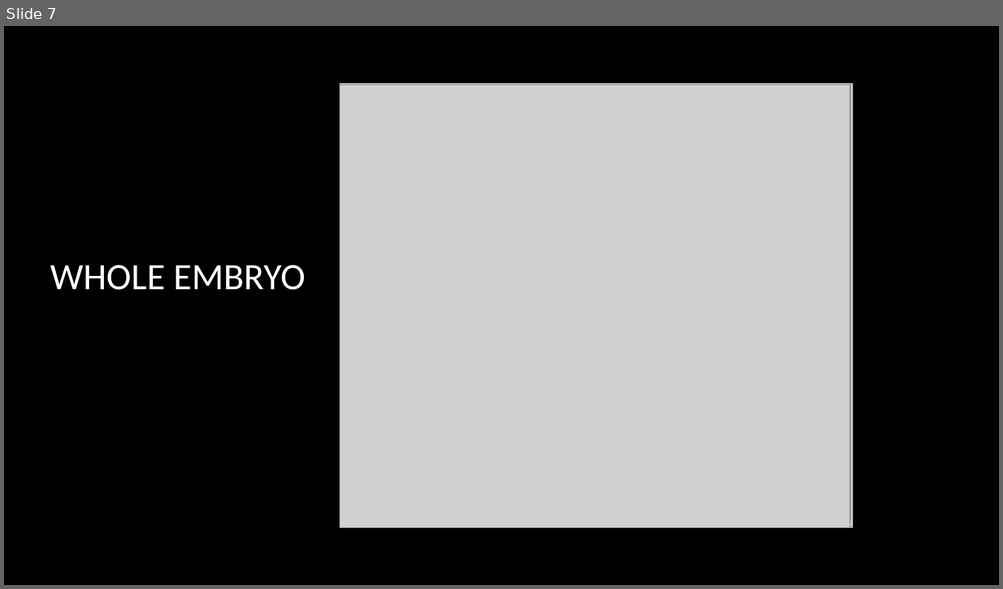
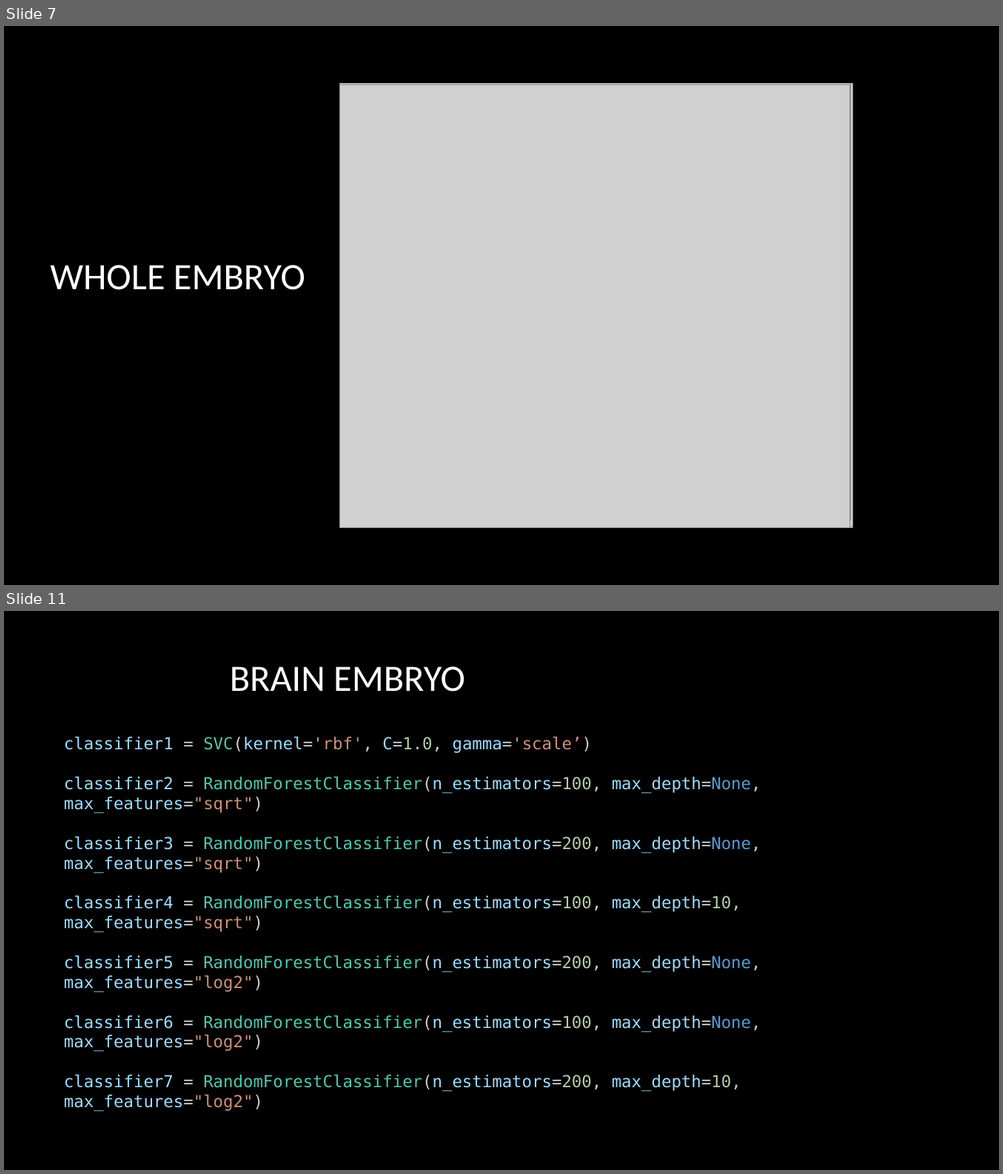
Before and after one commit to RixRasa/Genomics, a slide deck: Presentation1.pptx. Shown one above the other, each under a label of ours: slide 7 before the commit, slides 7 and 11 after it; the slides between them are not shown. The pictures are 1003x589 and 1003x1174 pixels, drawn with LibreOffice and Linux fonts; fonts in the diff are those of the drawing; grey boxes stand for pictures; background and template pictures are left out. Boxes give left, top, right and bottom in pixels: in the first picture for what was removed or moved away, otherwise in the second. Text is boxed around its words. In the diff, an @@ line names an element or a change of style, - is before the commit and + after.

Commit message:
brain embryo presentation part

```diff
--- a/Presentation1.pptx
+++ b/Presentation1.pptx
@@ slide 11 added at (4, 611, 999, 1170), background picture (left out) @@
@@ title added at (230, 667, 465, 692), 36 pt, text #FFFFFF @@
+BRAIN EMBRYO
@@ text added at (64, 737, 761, 1112), 16 pt, text #9CDCFE @@
+classifier1 = SVC(kernel='rbf', C=1.0, gamma='scale’)
+classifier2 = RandomForestClassifier(n_estimators=100, max_depth=None, max_features="sqrt")
+classifier3 = RandomForestClassifier(n_estimators=200, max_depth=None, max_features="sqrt")
+classifier4 = RandomForestClassifier(n_estimators=100, max_depth=10, max_features="sqrt")
+classifier5 = RandomForestClassifier(n_estimators=200, max_depth=None, max_features="log2")
+classifier6 = RandomForestClassifier(n_estimators=100, max_depth=None, max_features="log2")
+classifier7 = RandomForestClassifier(n_estimators=200, max_depth=10, max_features="log2")
```
Also in this commit, not shown: 1 slide changed, 6 other slides added, 3 slides removed, 2 other files.
